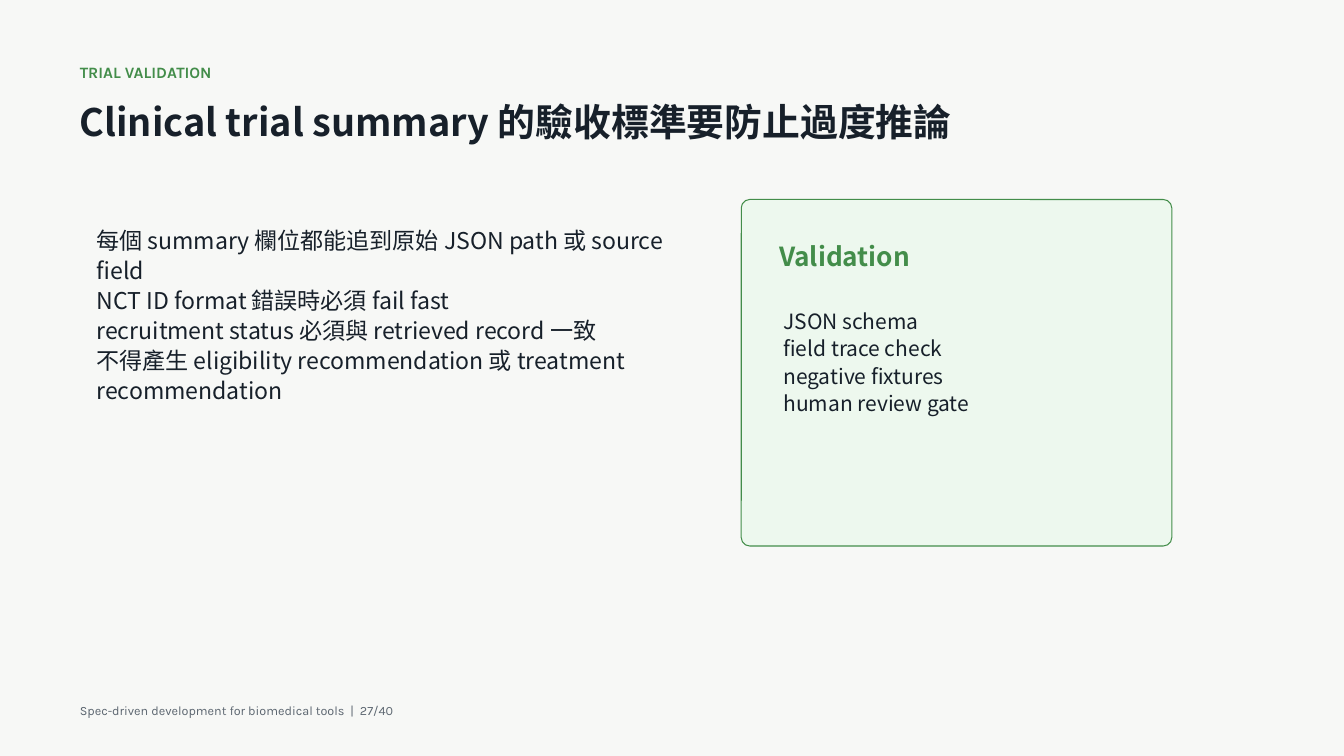
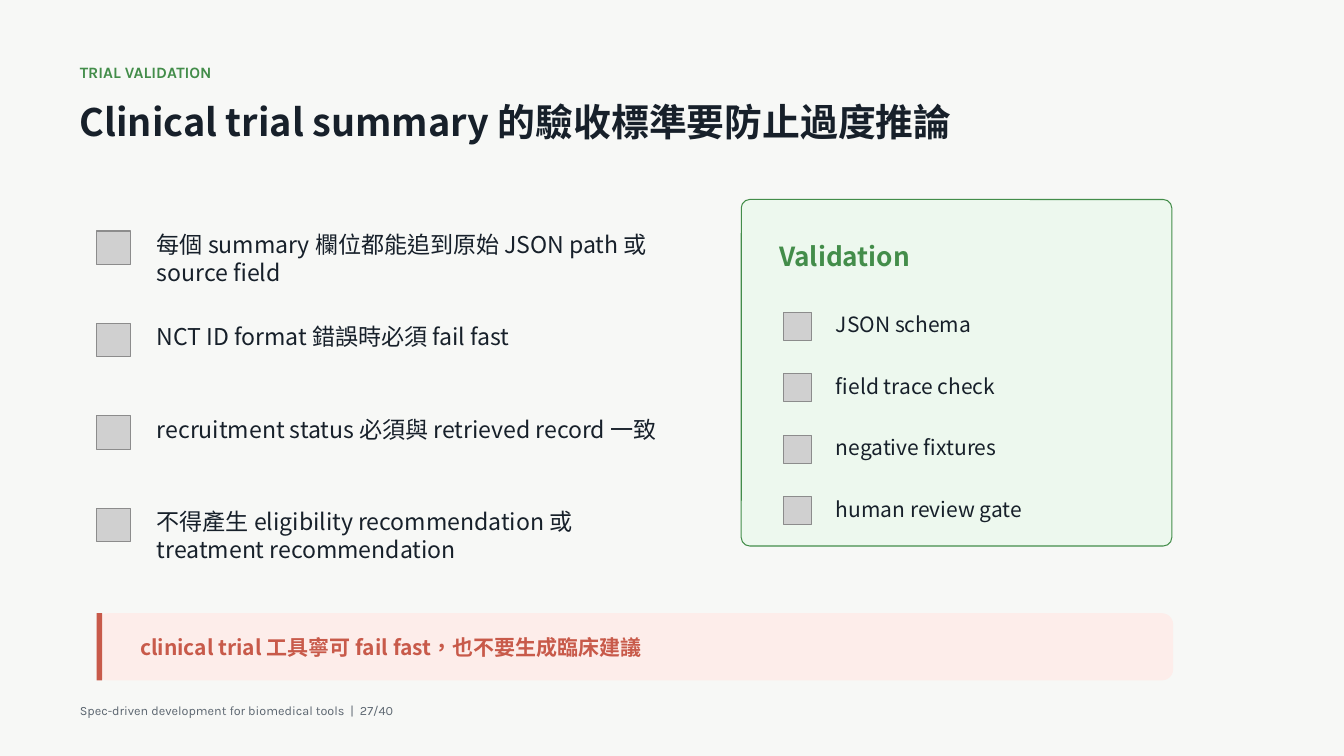
Before and after one commit to godkin1211/LLM_applications_on_BioMedicalData, a slide deck: slide 27 of slides/lesson-08-spec-driven-development-biomedical-tools.pptx. Drawn at 1344x756 pixels with LibreOffice and Linux fonts; fonts in the diff are those of the drawing; grey boxes stand for pictures. Boxes give left, top, right and bottom in pixels: in the first picture for what was removed or moved away, otherwise in the second. Text is boxed around its words. In the diff, an @@ line names an element or a change of style, - is before the commit and + after.

```diff
--- a/slides/lesson-08-spec-driven-development-biomedical-tools.pptx
+++ b/slides/lesson-08-spec-driven-development-biomedical-tools.pptx
@@ picture added at (x1=97, y1=231, x2=130, y2=264) @@
@@ text "每個 summary 欄位都能追到原始 JSON path ..." at (x1=157, y1=233, x2=647, y2=282): line spacing 1.08 to 1 @@
@@ text "每個 summary 欄位都能追到原始 JSON path ..." moved from (x1=97, y1=229, x2=663, y2=400) to (x1=157, y1=233, x2=647, y2=282) @@
@@ text at (x1=97, y1=289, x2=625, y2=400): paragraphs removed @@
-NCT ID format 錯誤時必須 fail fast
-recruitment status 必須與 retrieved record 一致
-不得產生 eligibility recommendation 或 treatment recommendation
@@ picture added at (x1=97, y1=324, x2=130, y2=357) @@
@@ text added at (x1=157, y1=325, x2=509, y2=347), 16.5 pt, text #17202A @@
+NCT ID format 錯誤時必須 fail fast
@@ text at (x1=783, y1=312, x2=918, y2=330): paragraph removed @@
-JSON schema
@@ picture added at (x1=784, y1=313, x2=813, y2=341) @@
@@ text added at (x1=836, y1=315, x2=971, y2=333), 15 pt, text #17202A @@
+JSON schema
@@ text at (x1=783, y1=367, x2=969, y2=416): paragraphs removed @@
-negative fixtures
-human review gate
@@ picture added at (x1=784, y1=374, x2=813, y2=402) @@
@@ text "field trace check" moved from (x1=783, y1=312, x2=969, y2=416) to (x1=836, y1=377, x2=995, y2=395) @@
@@ text "field trace check" at (x1=836, y1=377, x2=995, y2=395): line spacing 1.08 to 1 @@
@@ picture added at (x1=97, y1=415, x2=130, y2=449) @@
@@ text added at (x1=157, y1=418, x2=656, y2=440), 16.5 pt, text #17202A @@
+recruitment status 必須與 retrieved record 一致
@@ picture added at (x1=784, y1=436, x2=813, y2=464) @@
@@ text added at (x1=836, y1=438, x2=997, y2=460), 15 pt, text #17202A @@
+negative fixtures
@@ picture added at (x1=97, y1=508, x2=130, y2=541) @@
@@ picture added at (x1=784, y1=497, x2=813, y2=525) @@
@@ text added at (x1=836, y1=500, x2=1022, y2=522), 15 pt, text #17202A @@
+human review gate
@@ text added at (x1=157, y1=510, x2=572, y2=559), 16.5 pt, text #17202A @@
+不得產生 eligibility recommendation 或 treatment recommendation
@@ rounded rectangle added at (x1=97, y1=613, x2=1174, y2=681), fill #FDEDEA @@
@@ rectangle added at (x1=97, y1=613, x2=103, y2=681), fill #C85A4A @@
@@ text added at (x1=140, y1=637, x2=641, y2=657), 15 pt, text #C85A4A, bold @@
+clinical trial 工具寧可 fail fast，也不要生成臨床建議
```
Also in this commit, not shown: 7 other slides changed, 1 other file.
